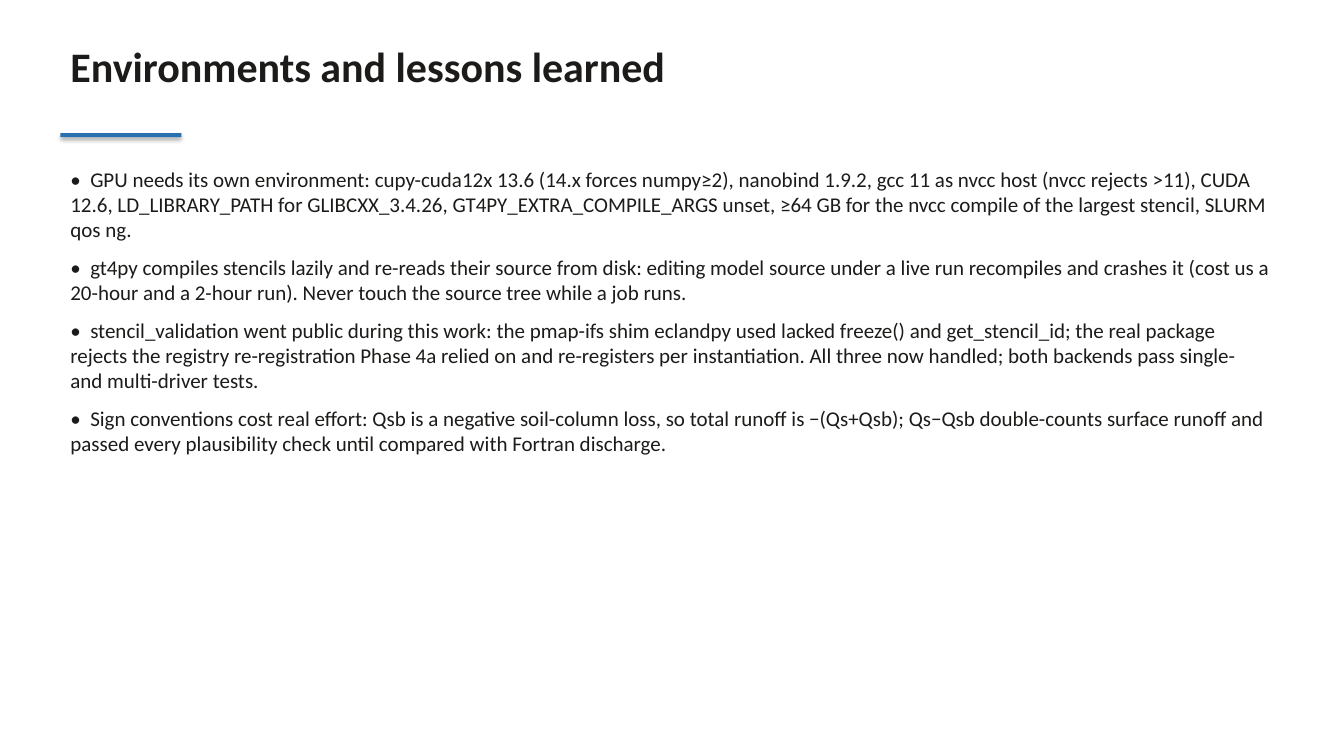
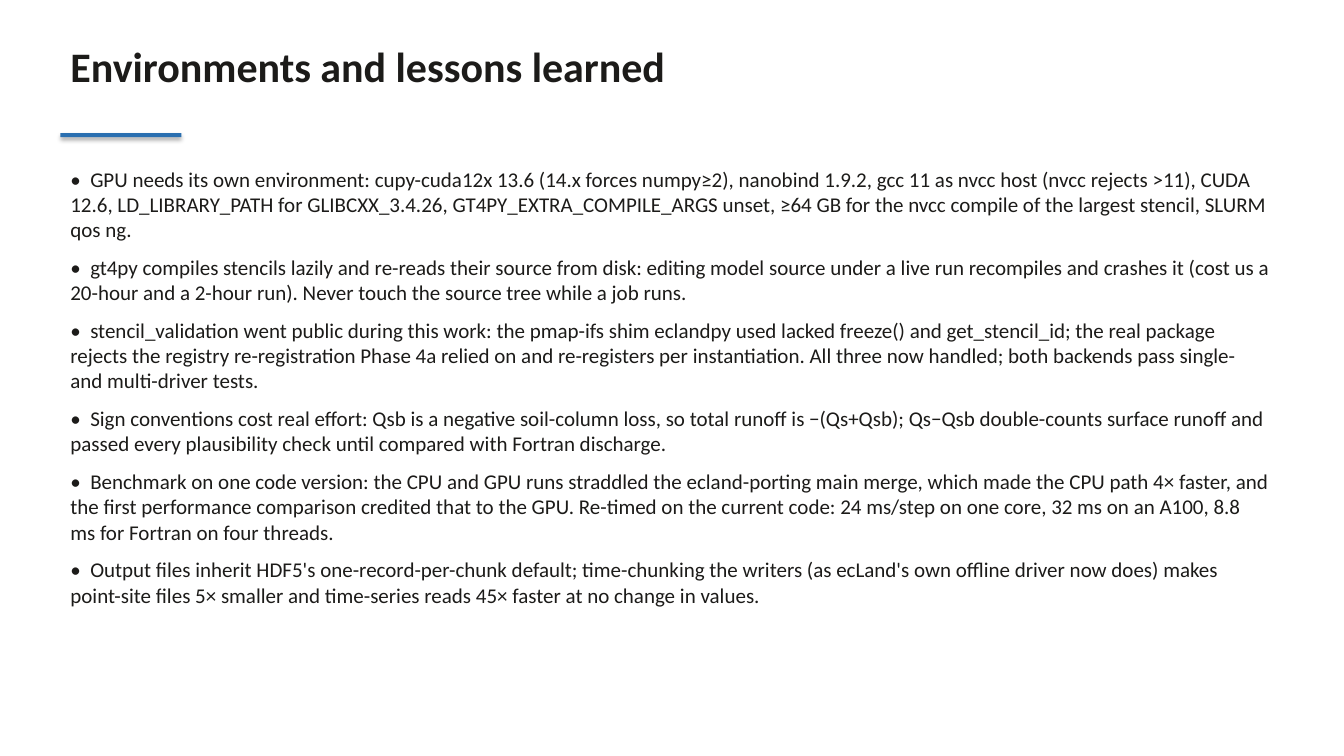
Before and after one commit to ecCinziaMazzetti/liaise-glofas, a slide deck: slide 5 of docs/eclandpy_liaise_slides.pptx. Drawn at 1344x756 pixels with LibreOffice and Linux fonts; fonts in the diff are those of the drawing. Boxes give left, top, right and bottom in pixels: in the first picture for what was removed or moved away, otherwise in the second. Text is boxed around its words. In the diff, an @@ line names an element or a change of style, - is before the commit and + after.

```diff
--- a/docs/eclandpy_liaise_slides.pptx
+++ b/docs/eclandpy_liaise_slides.pptx
@@ text at box(70, 474, 1268, 607): paragraphs added @@
+• Benchmark on one code version: the CPU and GPU runs straddled the ecland-porting main merge, which made the CPU path 4× faster, and the first performance comparison credited that to the GPU. Re-timed on the current code: 24 ms/step on one core, 32 ms on an A100, 8.8 ms for Fortran on four threads.
+• Output files inherit HDF5's one-record-per-chunk default; time-chunking the writers (as ecLand's own offline driver now does) makes point-site files 5× smaller and time-series reads 45× faster at no change in values.
```
Also in this commit, not shown: 2 other slides changed, 8 other files.
